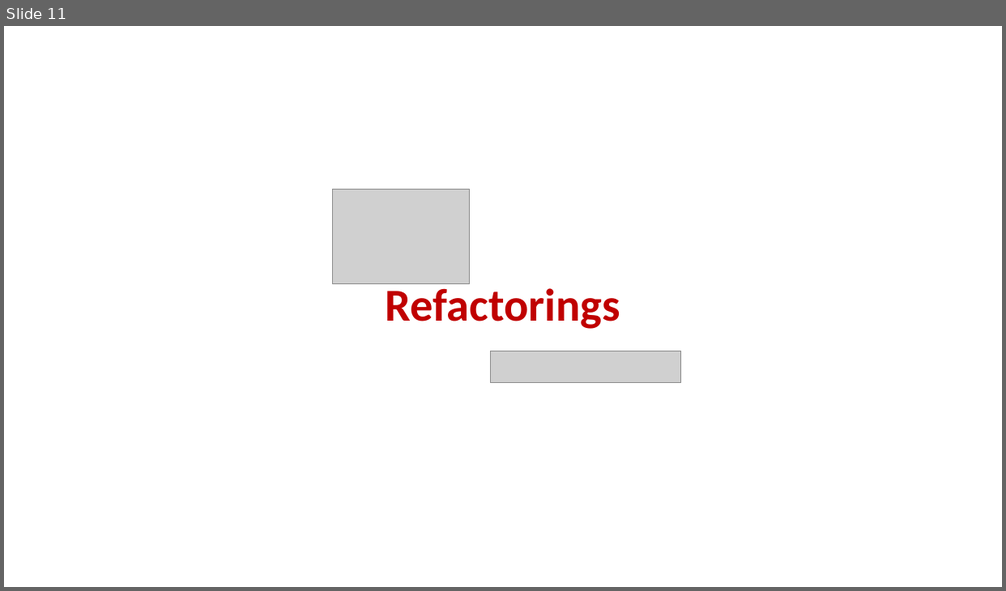
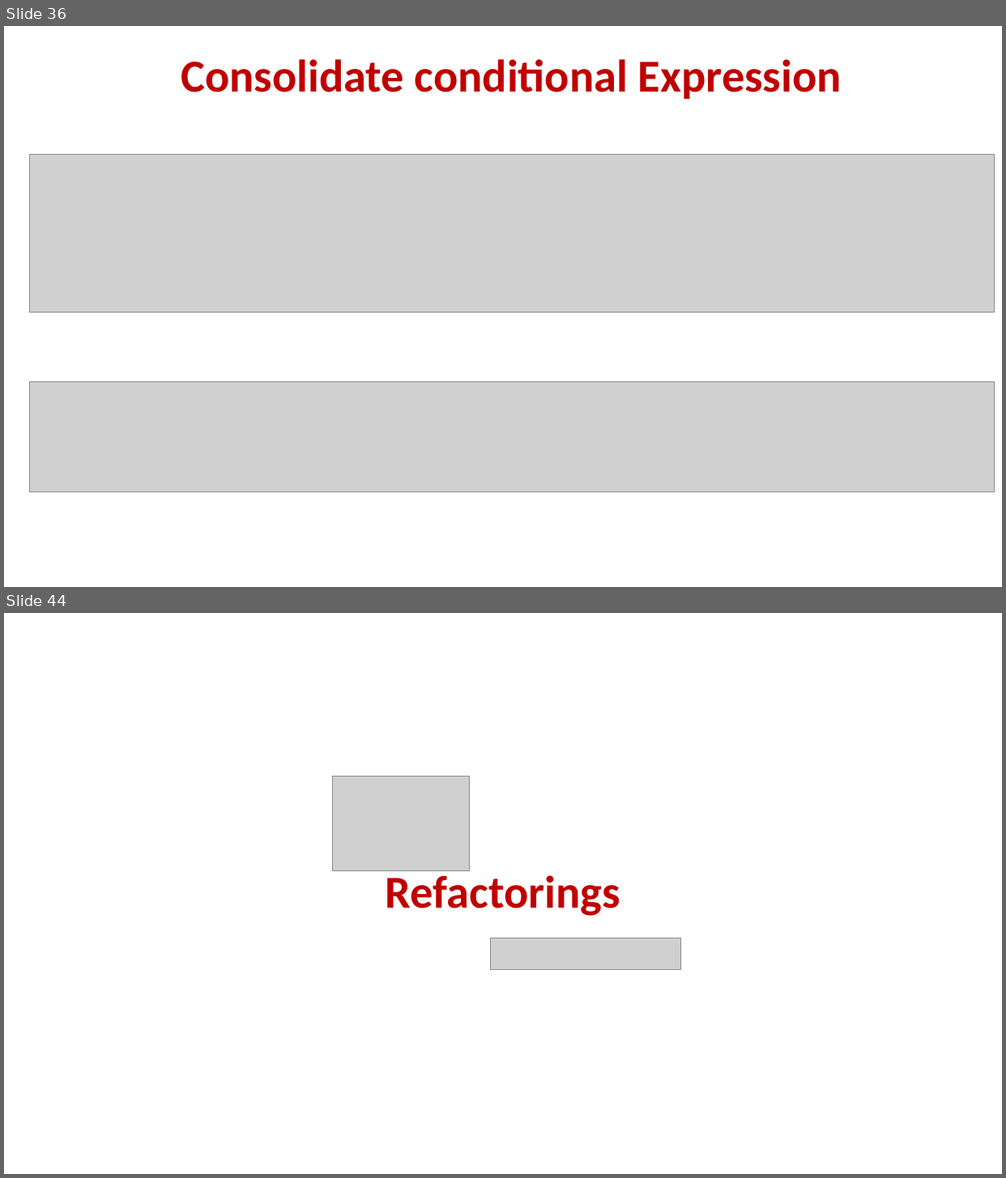
Before and after one commit to stevenschwenke/SoftwareEngineeringCourse, a slide deck: 06_refactoring/refactoring_slides.pptx. Shown one above the other, each under a label of ours: slide 11 before the commit, slides 36 and 44 after it; the slides between them are not shown. The pictures are 1006x591 and 1006x1178 pixels, drawn with LibreOffice and Linux fonts; fonts in the diff are those of the drawing; grey boxes stand for pictures. Boxes give left, top, right and bottom in pixels: in the first picture for what was removed or moved away, otherwise in the second. Text is boxed around its words. In the diff, an @@ line names an element or a change of style, - is before the commit and + after.

```diff
--- a/06_refactoring/refactoring_slides.pptx
+++ b/06_refactoring/refactoring_slides.pptx
@@ slide 36 added at box(4, 26, 1002, 587), background #FFFFFF @@
@@ text added at box(181, 59, 842, 99), 44 pt, text #C00000, bold @@
+Consolidate conditional Expression
@@ picture added at box(29, 154, 994, 313) @@
@@ picture added at box(29, 382, 994, 493) @@
@@ what was slide 11 is now slide 44 @@
```
Also in this commit, not shown: 3 slides changed, 32 other slides added.
